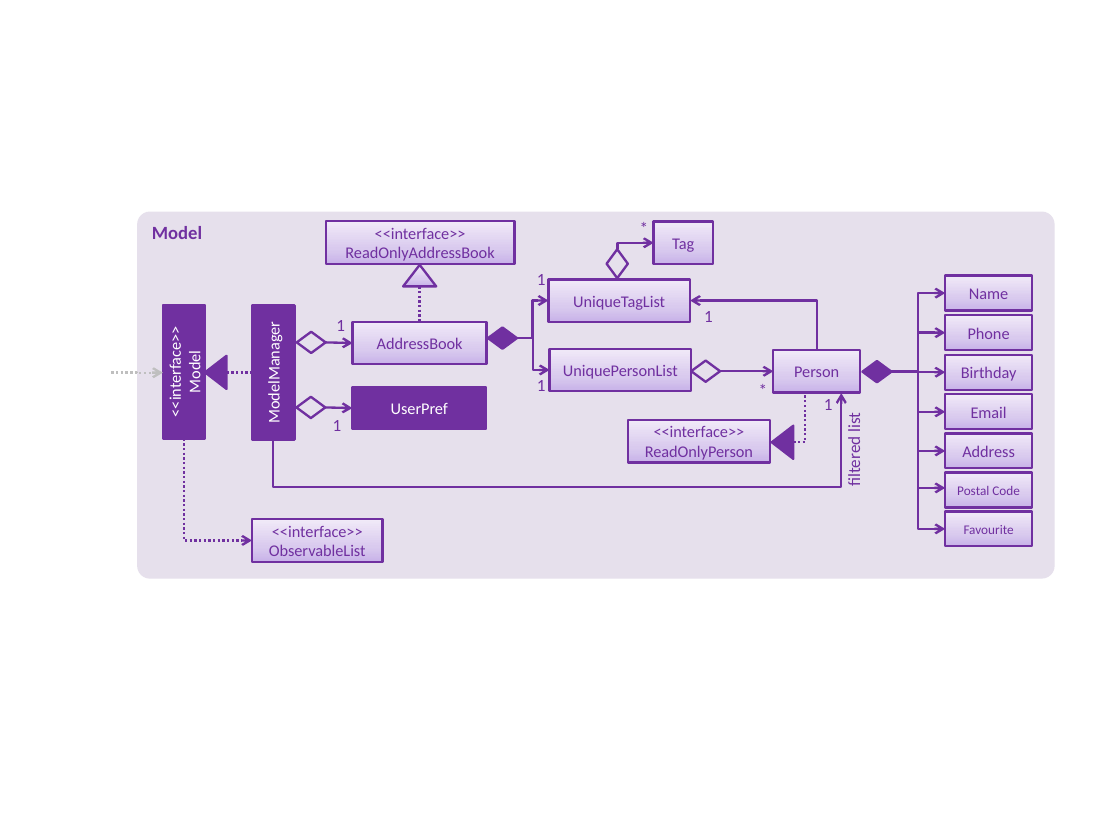
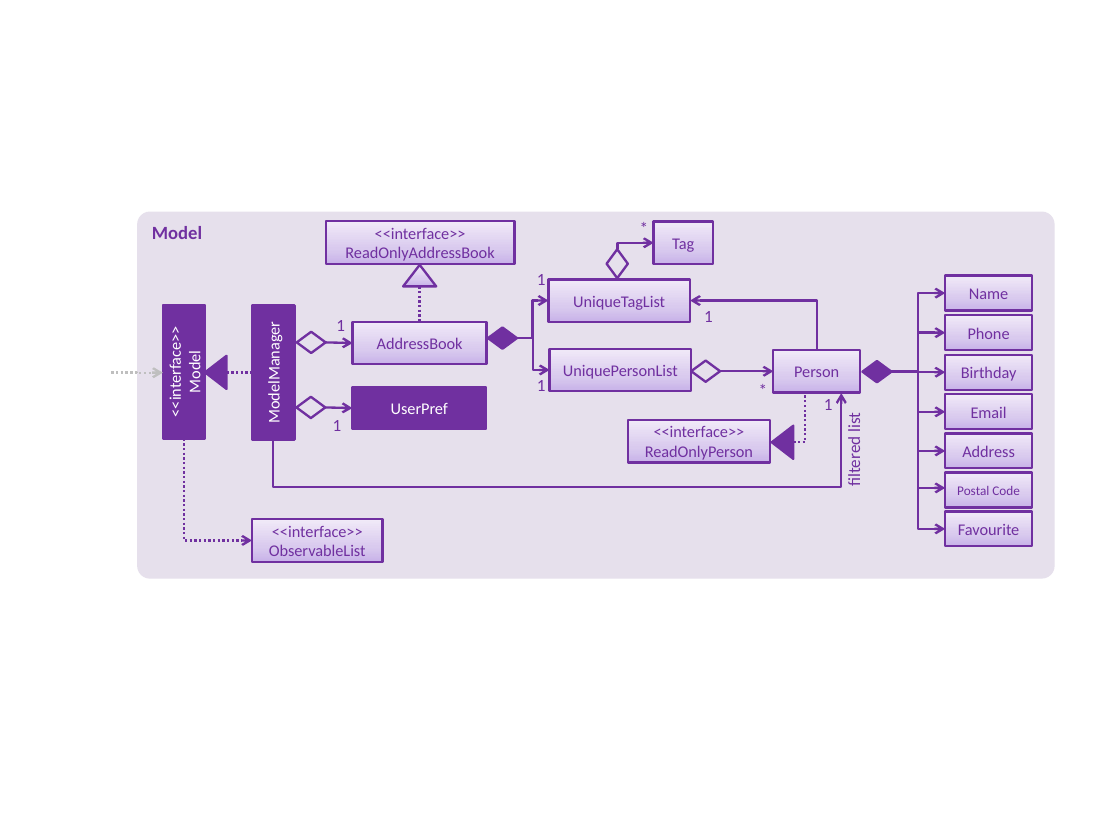
Before and after one commit to pwenzhe/addressbook-level4, a slide deck: slide 1 of docs/diagrams/ModelComponentClassDiagram.pptx. Drawn at 1120x840 pixels with LibreOffice and Linux fonts; fonts in the diff are those of the drawing. Boxes give left, top, right and bottom in pixels: in the first picture for what was removed or moved away, otherwise in the second. Text is boxed around its words. In the diff, an @@ line names an element or a change of style, - is before the commit and + after.

```diff
--- a/docs/diagrams/ModelComponentClassDiagram.pptx
+++ b/docs/diagrams/ModelComponentClassDiagram.pptx
@@ rectangle "Favourite" at box(945, 512, 1032, 547): size 8.5 to 10.5 pt @@
```
Also in this commit, not shown: 4 other files.
